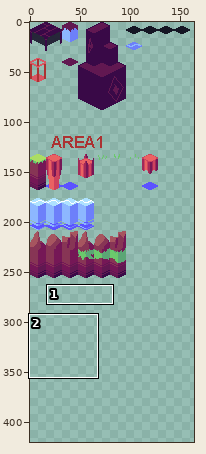
Pixel-art file, stored at Tileset/Isometic Tiles Testing.aseprite. Above: a wide view before the commit, with the close-up outlined.
Close-up. Before the commit:
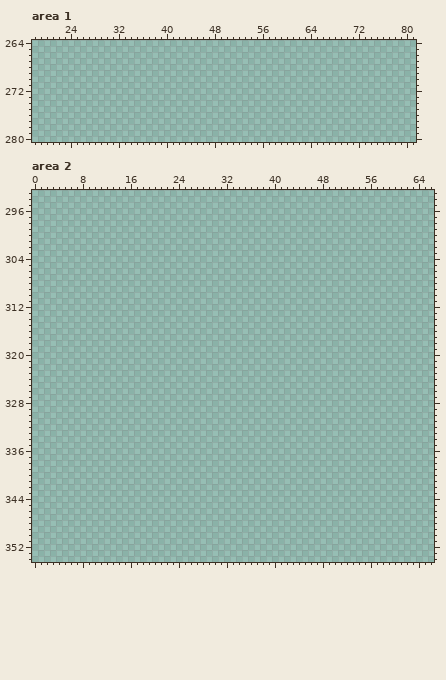
256x512 pixels, 1 frame. Colours within 5 levels of each other are drawn and written as one. Shown: area 1: x 18..81, y 264..280; area 2: x 0..66, y 293..354. The wide view leaves out empty margins. The commit also changed other parts of the picture, which this record leaves out.
Palette (. is transparent): 
Pixels before, area 2 (only the part around the change), first column x 0:
293 ...................................................................
294 ...................................................................
295 ...................................................................
296 ...................................................................
297 ...................................................................
298 ...................................................................
299 ...................................................................
300 ...................................................................
301 ...................................................................
302 ...................................................................
303 ...................................................................
304 ...................................................................
305 ...................................................................
306 ...................................................................
307 ...................................................................
308 ...................................................................
309 ...................................................................
310 ...................................................................
311 ...................................................................
312 ...................................................................
313 ...................................................................
314 ...................................................................
315 ...................................................................
316 ...................................................................
317 ...................................................................
318 ...................................................................
319 ...................................................................
320 ...................................................................
321 ...................................................................
322 ...................................................................
323 ...................................................................
324 ...................................................................
325 ...................................................................
326 ...................................................................
327 ...................................................................
328 ...................................................................
329 ...................................................................
330 ...................................................................
331 ...................................................................
332 ...................................................................
333 ...................................................................
334 ...................................................................
335 ...................................................................
336 ...................................................................
337 ...................................................................
338 ...................................................................
339 ...................................................................
340 ...................................................................
341 ...................................................................
342 ...................................................................
343 ...................................................................
344 ...................................................................
345 ...................................................................
346 ...................................................................
347 ...................................................................
348 ...................................................................
349 ...................................................................
350 ...................................................................
351 ...................................................................
352 ...................................................................
353 ...................................................................
354 ...................................................................
Once edited:
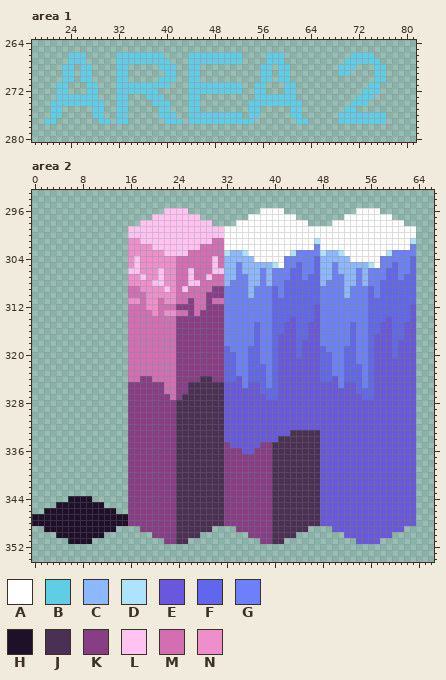
Colours new in this view: A #ffffff  B #5fcde4  C #8db7ff  D #aee2ff  E #6957df  F #6266ed  G #6d80fa  H #1f102a  J #4a3052  K #873e84  L #ffc3f2  M #d46eb3  N #ee8fcb
The exact change:
Changed rows in their new state; - is an unchanged pixel.
Area 1:
first column x 20:
266 ----BBB-----BBBBBBBB----BBBBBBBBB----BBB-----------BBBB--
267 ----BBB-----BBBBBBBBB---BBBBBBBBB----BBB----------BBBBBB-
268 ---BB-BB----BB-----BBB--BB----------BB-BB--------BBB---BB
269 ---BB-BB----BB------BB--BB----------BB-BB--------BB----BB
270 ---BB-BB----BB-----BBB--BB----------BB-BB--------------BB
271 --BB---BB---BBBBBBBBB---BBBBBBBBB--BB---BB------------BB-
272 --BB---BB---BBBBBBB-----BBBBBBBBB--BB---BB-----------BBB-
273 --BBBBBBB---BB---BBB----BB---------BBBBBBB----------BBB--
274 -BBBBBBBBB--BB----BBB---BB--------BBBBBBBBB--------BBB---
275 -BB-----BB--BB-----BB---BB--------BB-----BB-------BB-----
276 -BB-----BB--BB-----BBB--BBBBBBBBB-BB-----BB------BBBBBBBB
277 BB-------BB-BB------BBB-BBBBBBBBBBB-------BB-----BBBBBBBB
Area 2:
first column x 0:
296 ----------------------LLLL------------AAAA------------AAAA------
297 --------------------LLLLLLLL--------AAAAAAAA--------AAAAAAAA----
298 ------------------LLLLLLLLLLLL----AAAAAAAAAAAA----AAAAAAAAAAAA--
299 ----------------LLLLLLLLLLLLLLLLAAAAAAAAAAAAAAAAAAAAAAAAAAAAAAAA
300 ----------------LLLLLLLLLLLLLLLLAAAAAAAAAAAAAAAAAAAAAAAAAAAAAAAA
301 ----------------NNLLLLLLLLLLLLMMAAAAAAAAAAAAAAADAAAAAAAAAAAAAAAD
302 ----------------NNNNLLLLLLLLMMMMAAAAAAAAAAAAAAAGAAAAAAAAAAAAAAAG
303 ----------------NNNNNNLLLLMMMMMMDCCDAAAAAAADGGGGDCCDAAAAAAADGGGG
304 ----------------NLNNNNNNMMMMMMLMCCCCCAAAAAGGGGGFCCCCCAAAAAGGGGGF
305 ----------------NLNNNNNNMMMMMMLMCCGCCCCCDAGGFGGFCCGCCCCCDAGGFGGF
306 ----------------LLNNNLNNMMLMMMLLCCGCCCGCGGGFFGGFCCGCCCGCGGGFFGGF
307 ----------------NNLNNLNNMMLMMLMMCCGGCCGCGGGFFGFFCCGGCCGCGGGFFGFF
308 ----------------NNNNLLNNMMLLMMMMCGGGCCGCGGFFFFFFCGGGCCGCGGFFFFFF
309 ----------------MMNNNNLNMLMMMMKKGGGGCGGGFGFFFFFFGGGGCGGGFGFFFFFF
310 ----------------MMMNNNNNMMMMMKKKGGGGCGGGFGFFFFFFGGGGCGGGFGFFFFFF
311 ----------------NNMNNMNNMMKMMKMMGGGGGGGGFFFFFFFFGGGGGGGGFFFFFFFF
312 ----------------MMMNNMMMKKKMMKKKGGGGGGGGFFFFFFFEGGGGGGGGFFFFFFFE
313 ----------------MMMMNMNNMMKMKKKKGGGGGGGGFFFFFFFEGGGGGGGGFFFFFFFE
314 ----------------MMMMMMMMKKKKKKKKGGGGGGGGFFFEFFFEGGGGGGGGFFFEFFFE
315 ----------------MMMMMMMMKKKKKKKKGGGGGFGGFFEEFFEEGGGGGFGGFFEEFFEE
316 ----------------MMMMMMMMKKKKKKKKGGGGGFGGFFEEFFEEGGGGGFGGFFEEFFEE
317 ----------------MMMMMMMMKKKKKKKKGGGGGFGGFEEEFFEEGGGGGFGGFEEEFFEE
318 ----------------MMMMMMMMKKKKKKKKGGGGGFGGFEEEFEEEGGGGGFGGFEEEFEEE
319 ----------------MMMMMMMMKKKKKKKKFGGGFFGGFEEEFEEEFGGGFFGGFEEEFEEE
320 ----------------MMMMMMMMKKKKKKKKFFGGFFGGFEEEFEEEFFGGFFGGFEEEFEEE
321 ----------------MMMMMMMMKKKKKKKKFFGGFFGGFEEEEEEEFFGGFFGGFEEEEEEE
322 ----------------MMMMMMMMKKKKKKKKFFGGFFFGFEEEEEEEFFGGFFFGFEEEEEEE
323 ----------------MMMMMMMMKKKKKKKKFFGGFFFGFEEEEEEEFFGGFFFGFEEEEEEE
324 ----------------MMKKMMMMKKKKJJKKFFEGFFFGFEEEEEEEFFEGFFFGFEEEEEEE
325 ----------------KKKKKKMMKKJJJJJJEEEGEEFGFEEEEEEEEEEGEEFGFEEEEEEE
326 ----------------KKKKKKMMKKJJJJJJEEEEEEFFFEEEEEEEEEEEEEFFFEEEEEEE
327 ----------------KKKKKKKMKJJJJJJJEEEEEEEFFEEEEEEEEEEEEEEFFEEEEEEE
328 ----------------KKKKKKKKJJJJJJJJEEEEEEEEEEEEEEEEEEEEEEEEEEEEEEEE
329 ----------------KKKKKKKKJJJJJJJJEEEEEEEEEEEEEEEEEEEEEEEEEEEEEEEE
330 ----------------KKKKKKKKJJJJJJJJEEEEEEEEEEEEEEEEEEEEEEEEEEEEEEEE
331 ----------------KKKKKKKKJJJJJJJJEEEEEEEEEEEEEEEEEEEEEEEEEEEEEEEE
332 ----------------KKKKKKKKJJJJJJJJEEEEEEEEEEEEEEEEEEEEEEEEEEEEEEEE
333 ----------------KKKKKKKKJJJJJJJJEEEEEEEEEEEJJJJJEEEEEEEEEEEEEEEE
334 ----------------KKKKKKKKJJJJJJJJEEEEEEEEEJJJJJJJEEEEEEEEEEEEEEEE
335 ----------------KKKKKKKKJJJJJJJJKEEEEEKKJJJJJJJJEEEEEEEEEEEEEEEE
336 ----------------KKKKKKKKJJJJJJJJKKKEEKKKJJJJJJJJEEEEEEEEEEEEEEEE
337 ----------------KKKKKKKKJJJJJJJJKKKKKKKKJJJJJJJJEEEEEEEEEEEEEEEE
338 ----------------KKKKKKKKJJJJJJJJKKKKKKKKJJJJJJJJEEEEEEEEEEEEEEEE
339 ----------------KKKKKKKKJJJJJJJJKKKKKKKKJJJJJJJJEEEEEEEEEEEEEEEE
340 ----------------KKKKKKKKJJJJJJJJKKKKKKKKJJJJJJJJEEEEEEEEEEEEEEEE
341 ----------------KKKKKKKKJJJJJJJJKKKKKKKKJJJJJJJJEEEEEEEEEEEEEEEE
342 ----------------KKKKKKKKJJJJJJJJKKKKKKKKJJJJJJJJEEEEEEEEEEEEEEEE
343 ----------------KKKKKKKKJJJJJJJJKKKKKKKKJJJJJJJJEEEEEEEEEEEEEEEE
344 ------HHHH------KKKKKKKKJJJJJJJJKKKKKKKKJJJJJJJJEEEEEEEEEEEEEEEE
345 ----HHHHHHHH----KKKKKKKKJJJJJJJJKKKKKKKKJJJJJJJJEEEEEEEEEEEEEEEE
346 --HHHHHHHHHHHH--KKKKKKKKJJJJJJJJKKKKKKKKJJJJJJJJEEEEEEEEEEEEEEEE
347 HHHHHHHHHHHHHHHHKKKKKKKKJJJJJJJJKKKKKKKKJJJJJJJJEEEEEEEEEEEEEEEE
348 HHHHHHHHHHHHHHHHKKKKKKKKJJJJJJJJKKKKKKKKJJJJJJJJEEEEEEEEEEEEEEEE
349 --HHHHHHHHHHHH----KKKKKKJJJJJJ----KKKKKKJJJJJJ----EEEEEEEEEEEE--
350 ----HHHHHHHH--------KKKKJJJJ--------KKKKJJJJ--------EEEEEEEE----
351 ------HHHH------------KKJJ------------KKJJ------------EEEE------
Pixel boxes of the changes (left, top, right, bottom) in both close-ups:
added: (44, 52, 308, 124)
added: (338, 52, 386, 124)
added: (32, 208, 416, 544)
